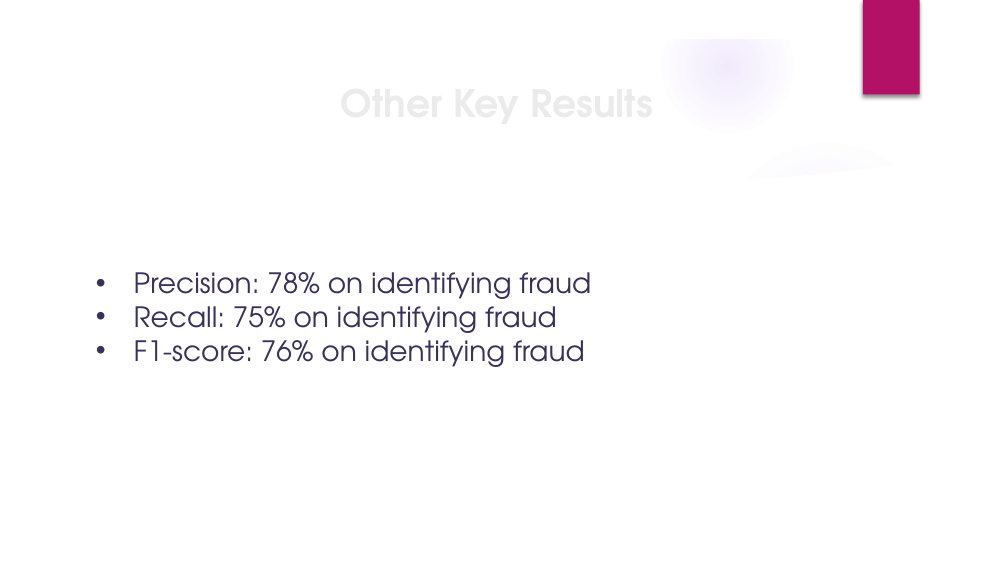
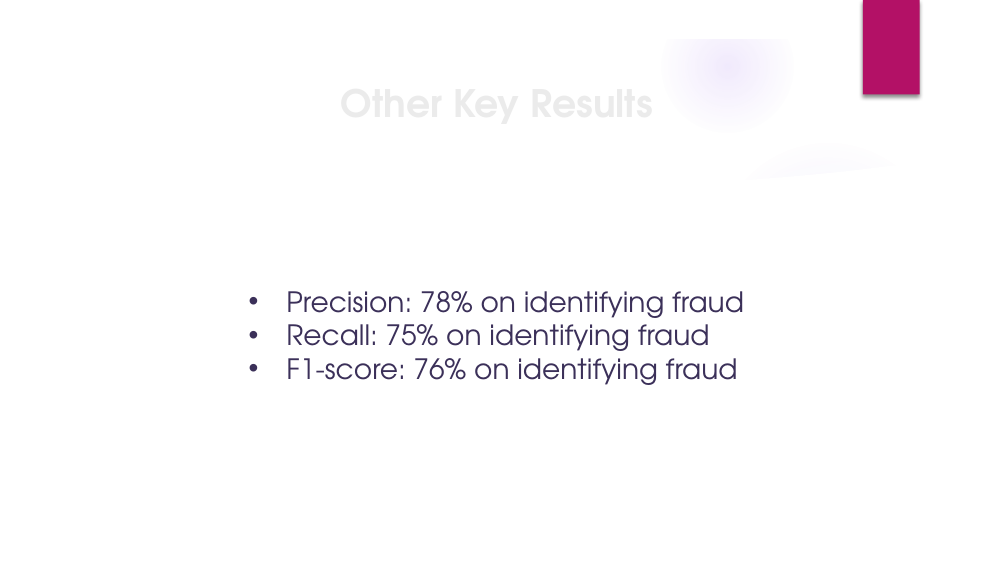
Before and after one commit to AliRampur/FlatIron-Capstone, a slide deck: slide 8 of presentation.pptx. Drawn at 1008x567 pixels with LibreOffice and Linux fonts; fonts in the diff are those of the drawing; background and template pictures are left out. Boxes give left, top, right and bottom in pixels: in the first picture for what was removed or moved away, otherwise in the second. Text is boxed around its words. In the diff, an @@ line names an element or a change of style, - is before the commit and + after.

```diff
--- a/presentation.pptx
+++ b/presentation.pptx
@@ text "Precision: 78% on identifying fraud": place and size @@
-text "Precision: 78% on identifying fraud" at [134, 272, 591, 367]
+text "Precision: 78% on identifying fraud" at [286, 291, 744, 385]
```
Also in this commit, not shown: 10 other slides changed, 7 other files.
